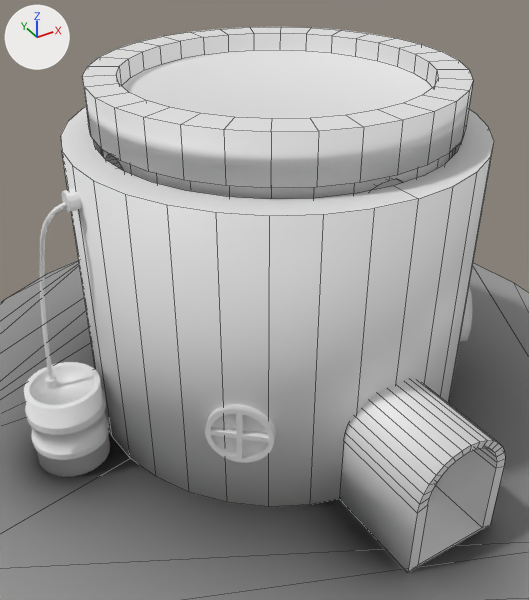
The Blender file Assets/3d_models/cannon_tower.blend as it was, and as the next commit left it.
The view is the same before and after, from a camera (50 mm lens) standing at (-1.83, -2.87, 2.64) and looking at (-0.25, -0.29, 0.75). Arrows for +X, +Y and +Z are at upper left; the lights stay in place. Mesh edges are drawn as thin lines on the coarser meshes.

The first picture shows 'BezierCurve', 'Circle', 'Cylinder', 'Cylinder.001', 'Cylinder.008', 'Window', 'barrel', 'base_tower'.
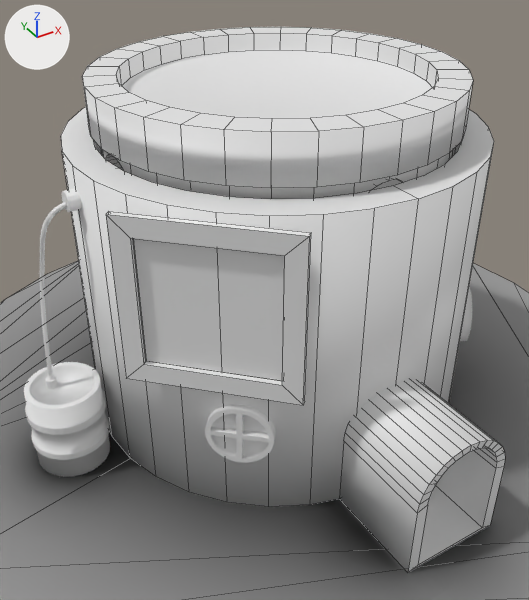
Edits to the bpy script that builds the scene:
```text
Add mat_material_001:
    mat_material_001 = diffuse_material('Material.001')
    mat_material_001.base_color = (0.8, 0.8, 0.8)  # white #e7e7e7
Add me_plane_001:
    me_plane_001.from_pydata([(-1.0, -1.0, 0.0), (1.0, -1.0, 0.0), (-1.0, 1.0, 0.0), (1.0, 1.0, 0.0), (-0.77, 0.77, 0.0), (-0.77, -0.77, 0.0), (0.77, -0.77, 0.0), (0.77, 0.77, 0.0), (-1.0, 1.0, 0.07), (-1.0, -1.0, 0.07), (1.0, -1.0, 0.07), (1.0, 1.0, 0.07), (-0.77, 0.77, 0.07), (-0.77, -0.77, 0.07), (0.77, -0.77, 0.07), (0.77, 0.77, 0.07)], [], [(3, 7, 4, 2), (1, 6, 7, 3), (0, 5, 6, 1), (2, 4, 5, 0), (11, 8, 12, 15), (10, 11, 15, 14), (9, 10, 14, 13), (8, 9, 13, 12), (4, 7, 15, 12), (7, 6, 14, 15), (6, 5, 13, 14), (5, 4, 12, 13), (3, 2, 8, 11), (1, 3, 11, 10), (0, 1, 10, 9), (2, 0, 9, 8)])
Add me_plane:
    me_plane.from_pydata([(-1.0, -1.0, 0.0), (1.0, -1.0, 0.0), (-1.0, 1.0, 0.0), (1.0, 1.0, 0.0)], [], [(0, 1, 3, 2)])
    me_plane.materials.append(mat_material_001)  # its picture is missing
Add ob_pictureframe_001:
    ob_pictureframe_001 = bpy.data.objects.new('PictureFrame.001', me_plane_001)
    ob_pictureframe_001.parent = ob_pictureframe
    ob_pictureframe_001.matrix_parent_inverse = Matrix(((3.333, 0.0, 0.0, 4.376), (0.0, 3.333, 0.0, 5.514), (0.0, 0.0, 3.333, -2.998), (0.0, 0.0, 0.0, 1.0)))
    ob_pictureframe_001.location = (-1.313, -1.654, 0.899)
    ob_pictureframe_001.scale = (0.387, 0.387, 0.387)
Add ob_pictureframe:
    ob_pictureframe = bpy.data.objects.new('PictureFrame', me_plane)
    ob_pictureframe.location = (-0.734, -0.682, 1.072)
    ob_pictureframe.rotation_euler = (1.571, 0.0, -0.785)  # degrees (90, 0, -45)
    ob_pictureframe.scale = (0.3, 0.3, 0.3)
```

Pixel boxes [x1, y1, x2, y2] of what changed, in the pictures (529 x 600 px):
'PictureFrame', added
    after: [133, 238, 285, 381]
'PictureFrame.001', added
    after: [106, 211, 311, 405]
